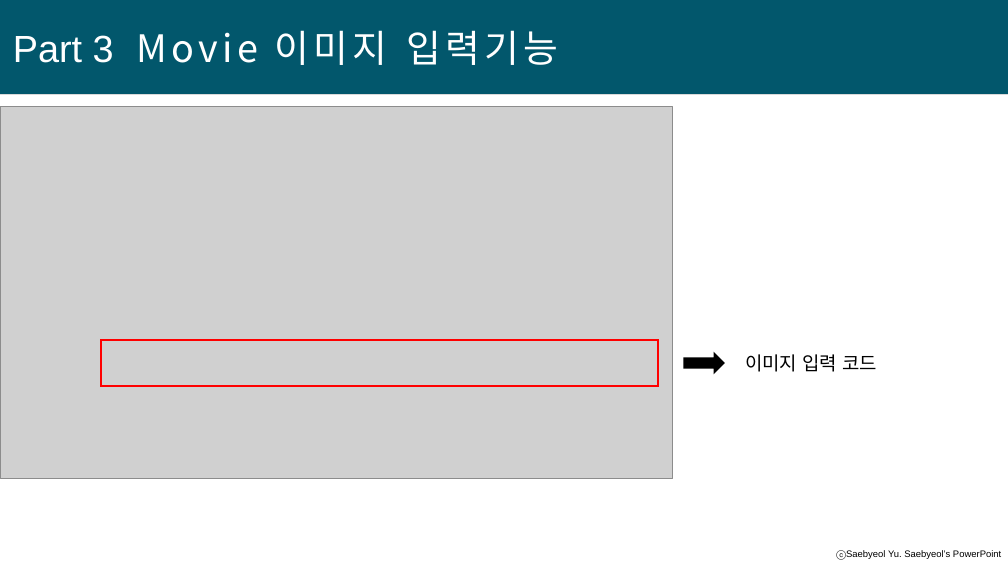
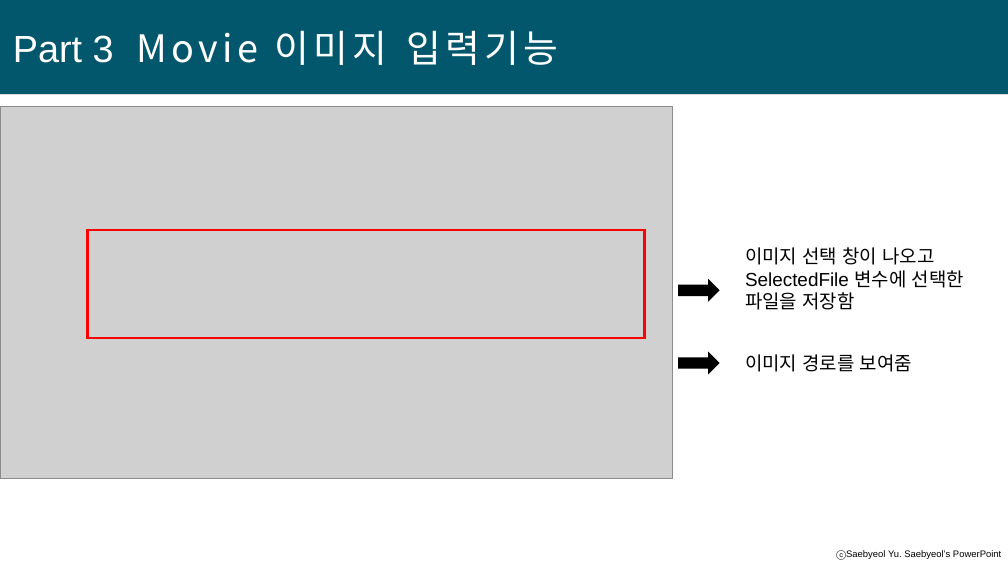
Before and after one commit to WhyGOGO/javaProject, a slide deck: slide 17 of 자바과제.pptx. Drawn at 1008x567 pixels with LibreOffice and Linux fonts; fonts in the diff are those of the drawing; grey boxes stand for pictures. Boxes give left, top, right and bottom in pixels: in the first picture for what was removed or moved away, otherwise in the second. Text is boxed around its words. In the diff, an @@ line names an element or a change of style, - is before the commit and + after.

Commit message:
이미지추가 쪽이 틀려서 수정했음

```diff
--- a/자바과제.pptx
+++ b/자바과제.pptx
@@ rectangle: place and size @@
-rectangle at (101,340,658,386)
+rectangle at (88,230,645,338)
@@ text added at (745,247,964,310), 18 pt, text #000000 @@
+이미지 선택 창이 나오고
+SelectedFile 변수에 선택한
+파일을 저장함
@@ right arrow: place and size @@
-right arrow at (684,352,725,374)
+right arrow at (678,279,720,302)
@@ right arrow added at (678,352,720,374), fill #000000 @@
@@ text at (745,354,912,372): text changed @@
-이미지 입력 코드
+이미지 경로를 보여줌
```
